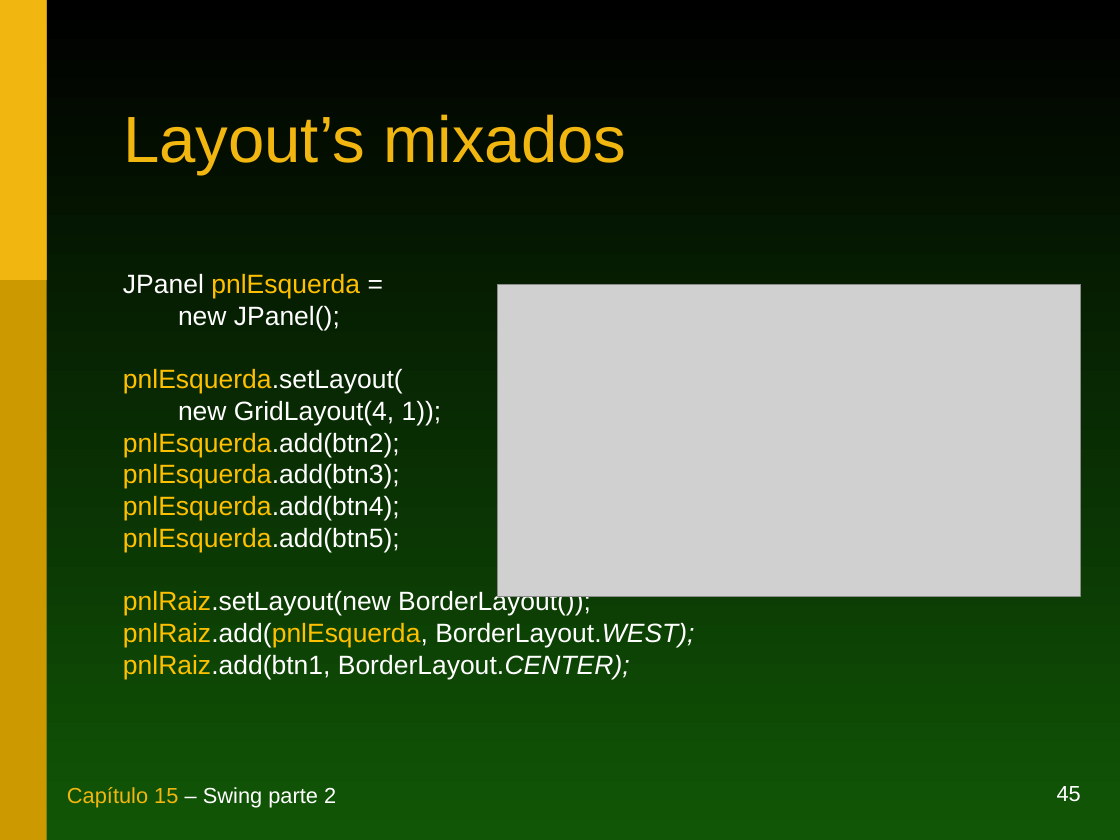
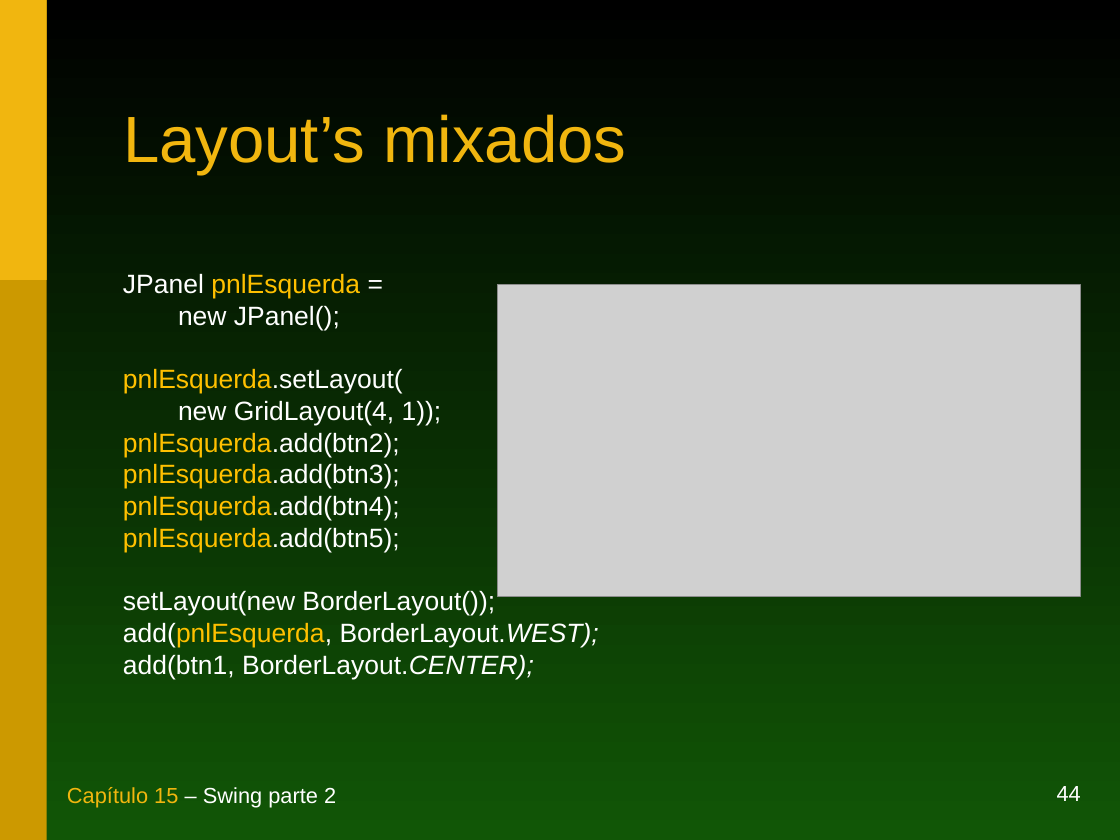
Before and after one commit to duchesqui/slzvieira-training, a slide deck: slide 44 of 1-Java-Programmer-Modulo-I/16.Capitulo15.ppt (slide 45 before the commit). Drawn at 1120x840 pixels with LibreOffice and Linux fonts; fonts in the diff are those of the drawing; grey boxes stand for pictures. Boxes give left, top, right and bottom in pixels: in the first picture for what was removed or moved away, otherwise in the second. Text is boxed around its words. In the diff, an @@ line names an element or a change of style, - is before the commit and + after.

```diff
--- a/1-Java-Programmer-Modulo-I/16.Capitulo15.ppt
+++ b/1-Java-Programmer-Modulo-I/16.Capitulo15.ppt
@@ text at [123,590,599,680]: text changed @@
-pnlRaiz.setLayout(new BorderLayout());
-pnlRaiz.add(pnlEsquerda, BorderLayout.WEST);
-pnlRaiz.add(btn1, BorderLayout.CENTER);
+setLayout(new BorderLayout());
+add(pnlEsquerda, BorderLayout.WEST);
+add(btn1, BorderLayout.CENTER);
@@ page number at [1057,786,1081,801]: text changed @@
-45
+44
```
Also in this commit, not shown: 13 other slides changed, 3 slides added, 4 slides removed, 3 other files.
